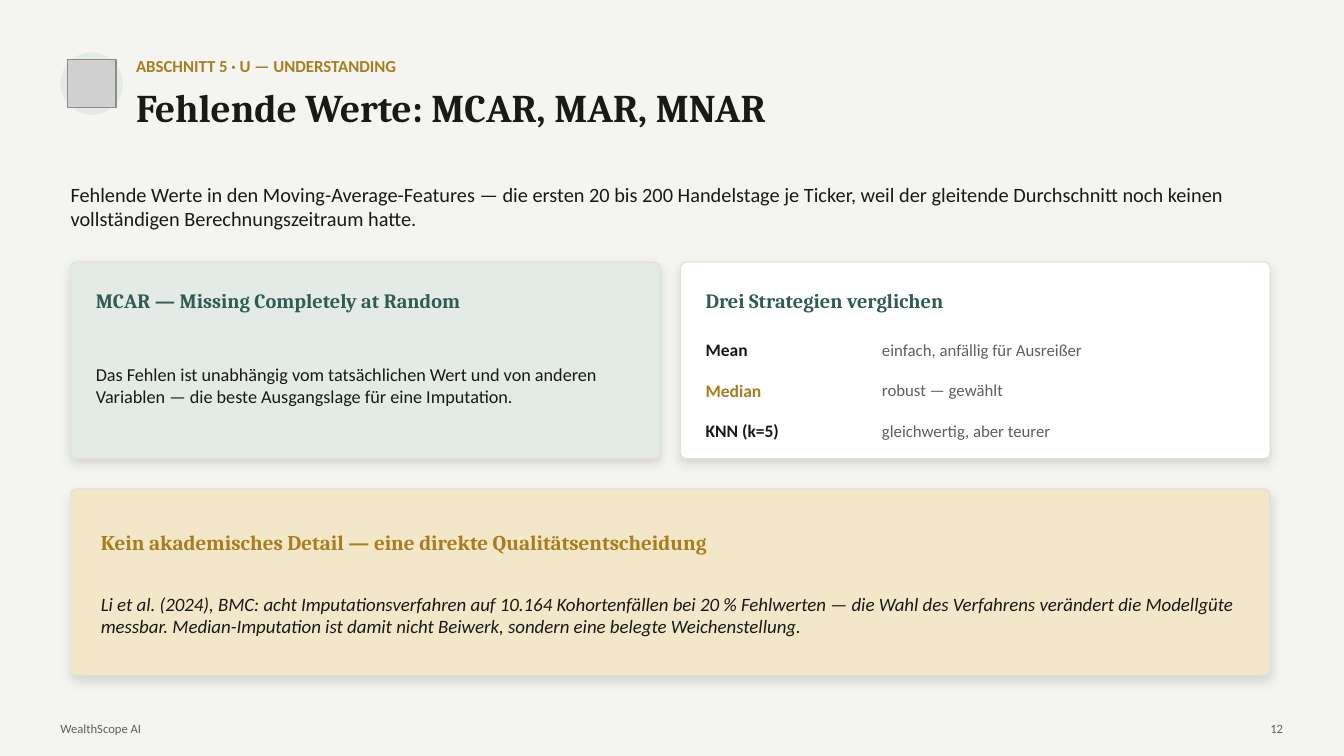
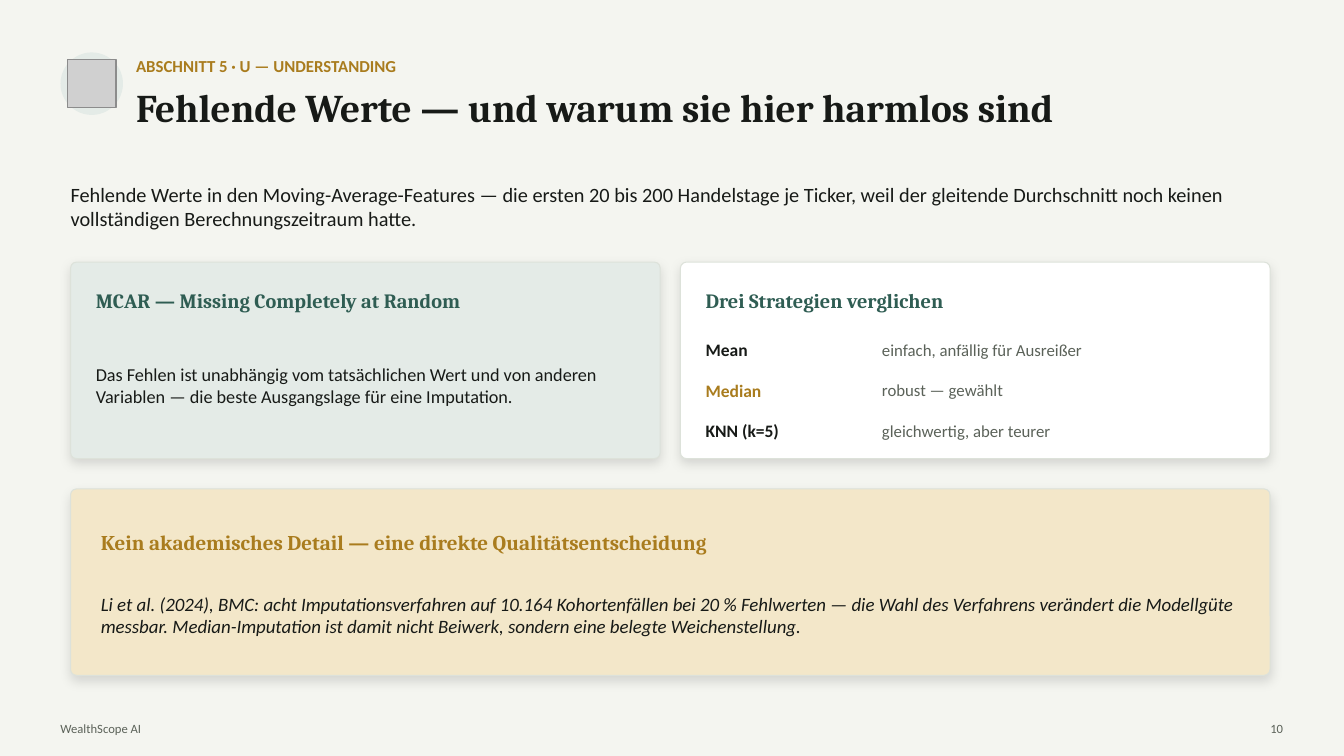
Before and after one commit to fedansoufiane-commits/forexscope-ai, a slide deck: slide 10 of Präsentation/Final/WealthScope_Praesentation_v1.0_FINAL.pptx (slide 12 before the commit). Drawn at 1344x756 pixels with LibreOffice and Linux fonts; fonts in the diff are those of the drawing; grey boxes stand for pictures. Boxes give left, top, right and bottom in pixels: in the first picture for what was removed or moved away, otherwise in the second. Text is boxed around its words. In the diff, an @@ line names an element or a change of style, - is before the commit and + after.

```diff
--- a/Präsentation/Final/WealthScope_Praesentation_v1.0_FINAL.pptx
+++ b/Präsentation/Final/WealthScope_Praesentation_v1.0_FINAL.pptx
@@ text at [136, 94, 1053, 123]: text changed @@
-Fehlende Werte: MCAR, MAR, MNAR
+Fehlende Werte — und warum sie hier harmlos sind
@@ text at [1270, 725, 1283, 733]: text changed @@
-12
+10
```
Also in this commit, not shown: 31 other slides changed.
